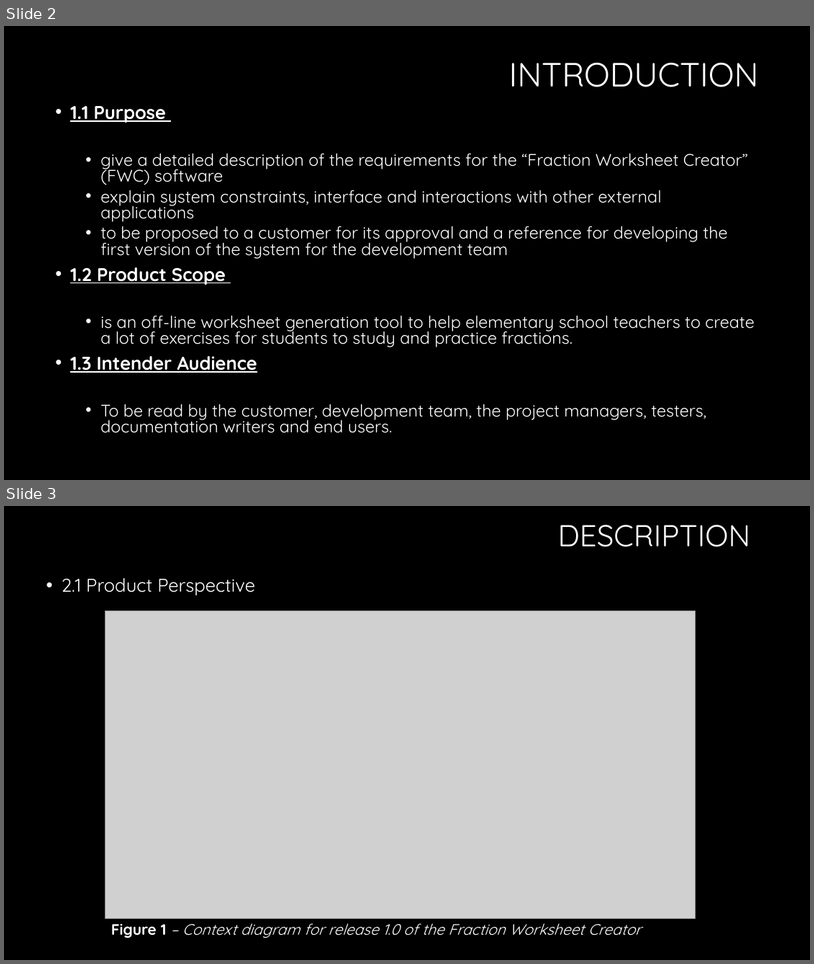
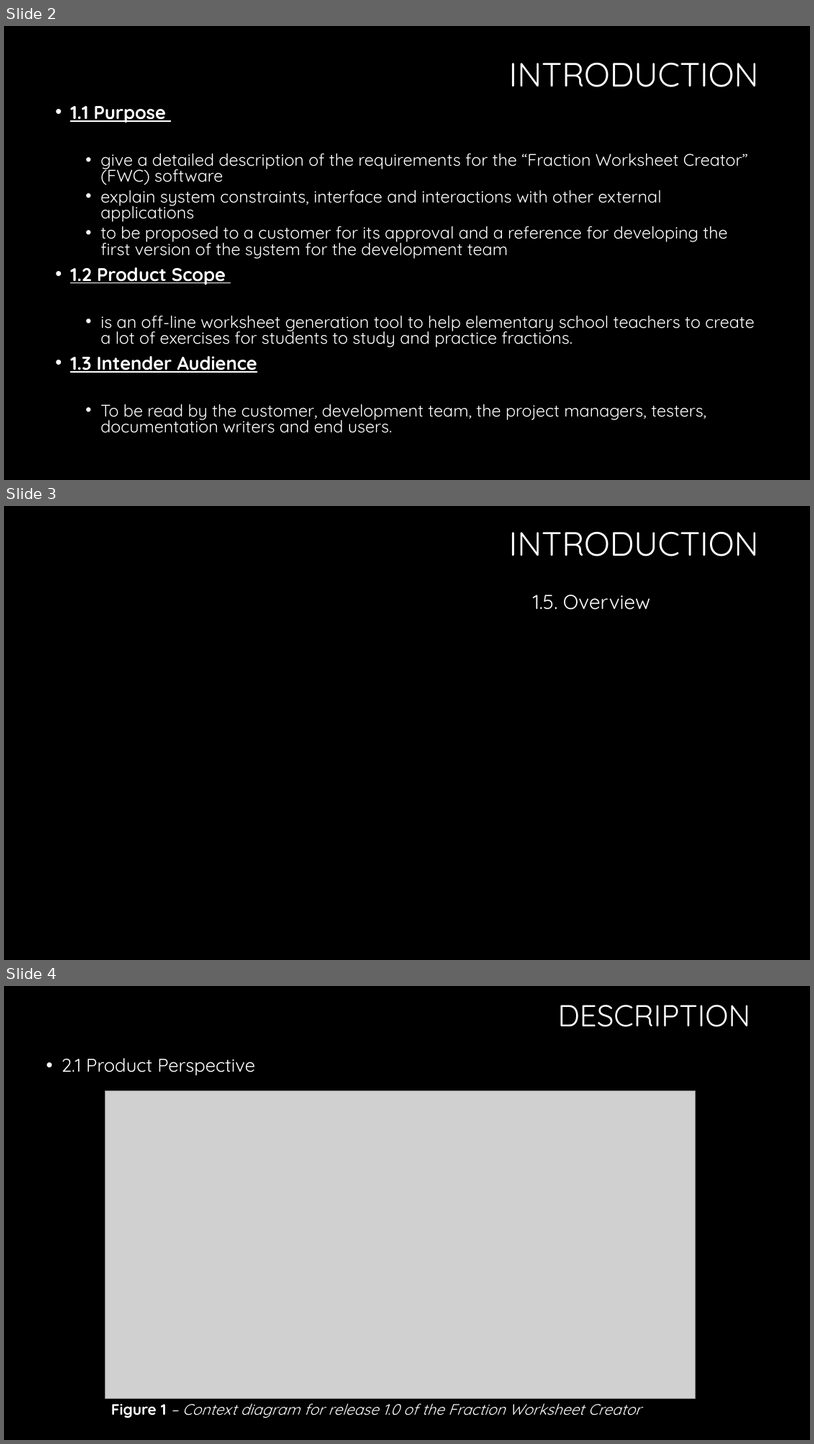
Before and after one commit to sarahakk/fraction-worksheet-creator, a slide deck: Presentation Elementary Engineers .pptx. Shown one above the other, each under a label of ours: slides 2 and 3 before the commit, slides 2, 3 and 4 after it. The pictures are 814x964 and 814x1444 pixels, drawn with LibreOffice and Linux fonts; fonts in the diff are those of the drawing; grey boxes stand for pictures; background and template pictures are left out. Boxes give left, top, right and bottom in pixels: in the first picture for what was removed or moved away, otherwise in the second. Text is boxed around its words. In the diff, an @@ line names an element or a change of style, - is before the commit and + after.

```diff
--- a/Presentation Elementary Engineers .pptx
+++ b/Presentation Elementary Engineers .pptx
@@ slide 3 added at (4,506,810,960), background picture (left out) @@
@@ title added at (509,532,759,556), 40 pt, text #FFFFFF @@
+INTRODUCTION
@@ text added at (533,595,651,610), 24 pt, text #FFFFFF @@
+1.5. Overview
@@ what was slide 3 is now slide 4 @@
```
